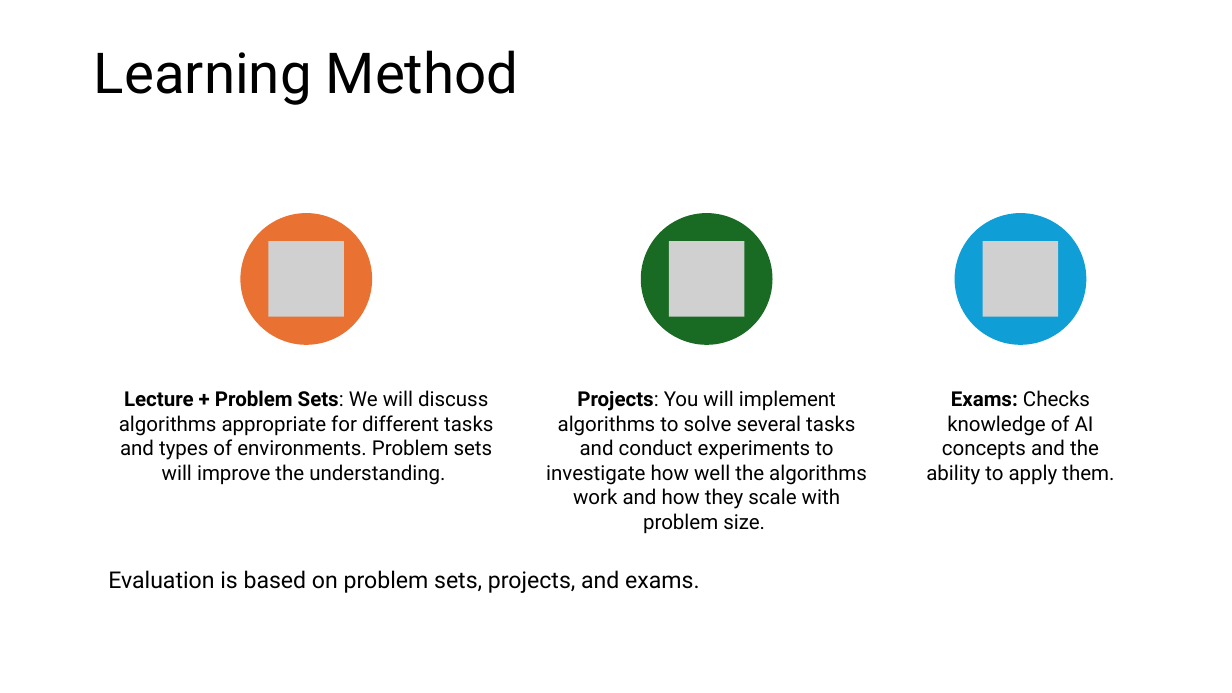
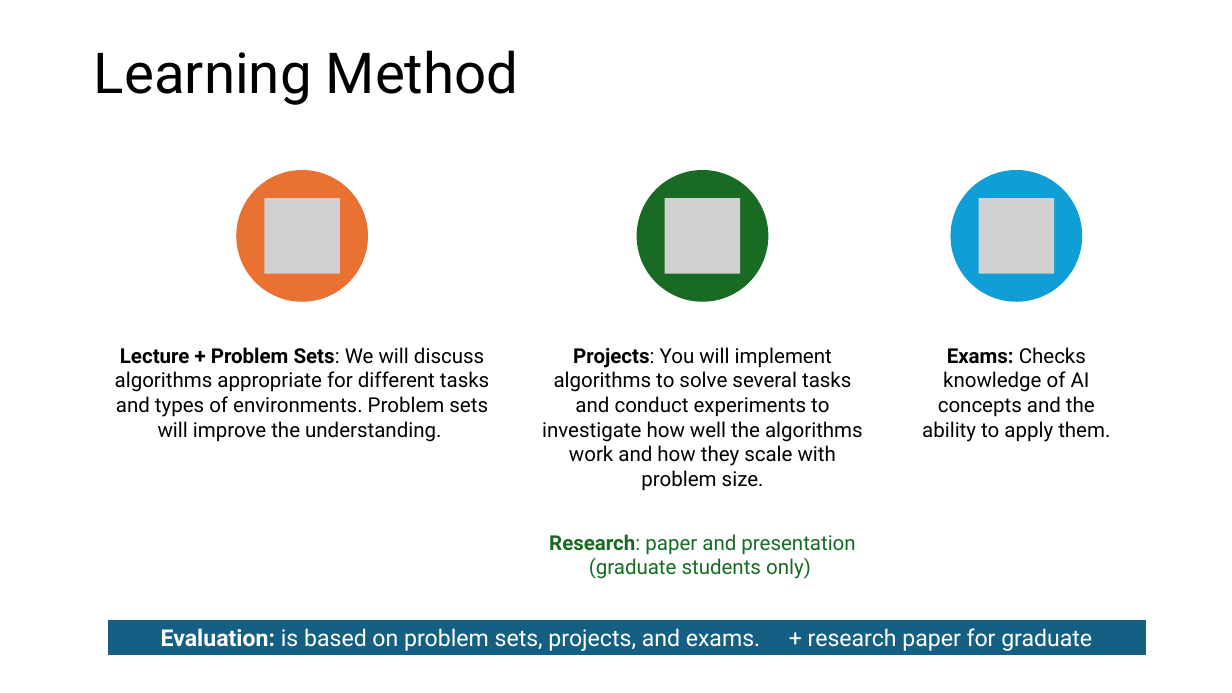
Before and after one commit to mhahsler/Introduction_to_Reinforcement_Learning, a slide deck: slide 4 of slides/00_course_intro.pptx. Drawn at 1232x693 pixels with LibreOffice and Linux fonts; fonts in the diff are those of the drawing; grey boxes stand for pictures. Boxes give left, top, right and bottom in pixels: in the first picture for what was removed or moved away, otherwise in the second. Text is boxed around its words. In the diff, an @@ line names an element or a change of style, - is before the commit and + after.

Commit message:
added research paper.

```diff
--- a/slides/00_course_intro.pptx
+++ b/slides/00_course_intro.pptx
@@ 3 texts, 3 ellipses: place and size @@
-3 texts, 3 ellipses at box(119, 213, 1114, 534)
+3 texts, 3 ellipses at box(115, 170, 1110, 579)
@@ picture added at box(264, 198, 340, 274) @@
@@ picture added at box(665, 198, 740, 274) @@
@@ picture added at box(979, 198, 1055, 274) @@
@@ picture removed at box(269, 241, 345, 317) @@
@@ picture removed at box(669, 241, 745, 317) @@
@@ picture removed at box(983, 241, 1059, 317) @@
@@ text at box(549, 534, 855, 579): paragraph added @@
+Research: paper and presentation (graduate students only)
@@ rectangle "Evaluation: is based on problem ...": place and size @@
-rectangle "Evaluation: is based on problem ..." at box(108, 570, 699, 593)
+rectangle "Evaluation: is based on problem ..." at box(106, 619, 1148, 656)
@@ rectangle "Evaluation: is based on problem ..." at box(106, 619, 1148, 656): fill none to #156082; outline none to #FFFFFF 2 pt @@
@@ text in rectangle at box(161, 628, 1092, 651): text changed; text colour #000000 to #FFFFFF @@
-Evaluation is based on problem sets, projects, and exams.
+Evaluation: is based on problem sets, projects, and exams. + research paper for graduate students
```
Also in this commit, not shown: 1 other file.
